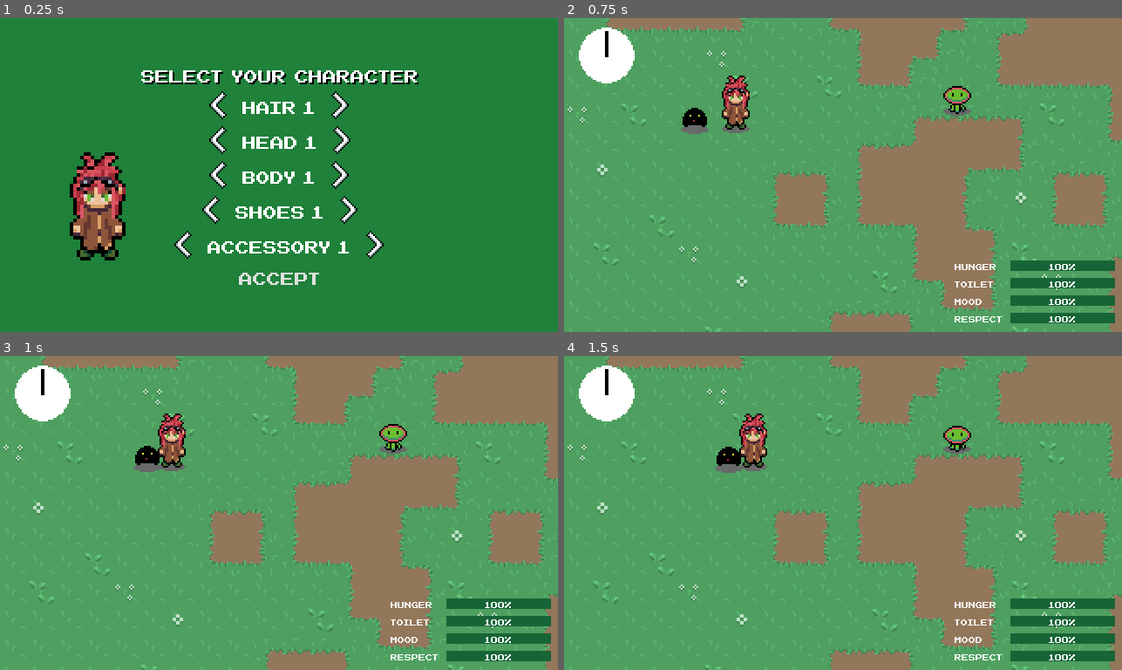
Above: before the commit, frames 1-4 (two rows, left to right).
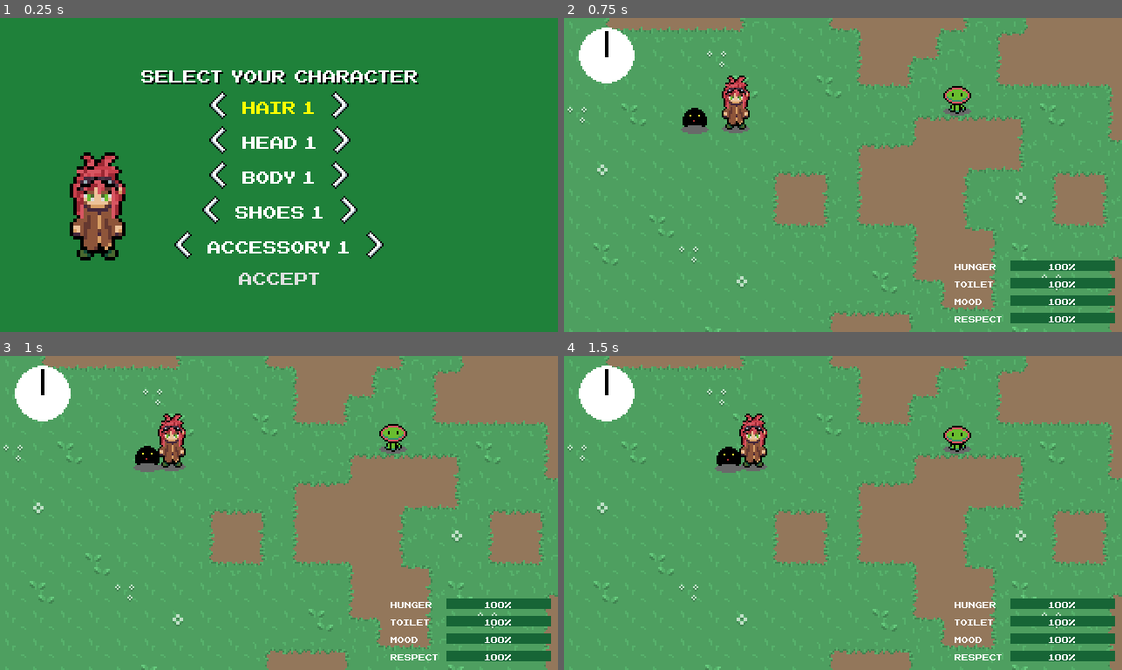
Above: after the commit, the same moments.

Repository: Morphclue/evo-world
Game: Godot game, scene res://ui/menus/characterSelection.tscn
Two runs of this game, one before a commit and one after it. Both use one fixed random seed, a clock stepped at 60 frames per second and the inputs below. This scene is started directly instead of the project's main scene.
Inputs:
- Up to frame 1 (0.25 s): no input
- Up to frame 2 (0.75 s): click "Accept" at 0.5 s
- Up to frame 3 (1 s): no input
- Up to frame 4 (1.5 s): tap Enter (ui_accept) at 1.25 s; hold D (right) from 1.28 s (still down); tap K (confirm) at 1.35 s

The runs differ from the first frame. In frame 1, 0.2% of the frame differs, in the area x 43-57%, y 26-31%; in frame 2, nothing differs; in frame 3, nothing differs; in frame 4, nothing differs.

Commit message:
feat: add hover in selection_screen

Diff:
--- a/player/player.gd
+++ b/player/player.gd
@@ -73,7 +73,7 @@
 	if !ray.is_colliding():
 		return
 
-	var target = ray.get_collider().get_parent()
+	var _target = ray.get_collider().get_parent()
 	# TODO
 
 
--- a/ui/menus/characterSelection.gd
+++ b/ui/menus/characterSelection.gd
@@ -14,21 +14,36 @@
 const left_arrow: StreamTexture = preload("res://ui/menus/sprites/arrowl.png")
 const right_arrow: StreamTexture = preload("res://ui/menus/sprites/arrow.png")
 
+var current_selection: int = 1
+
 func _ready() -> void:
 	_initUI()
+
+
+func _process(_delta: float) -> void:
+	_handle_input()
+
+
+func _handle_input():
+	if Input.is_action_just_pressed("ui_up"):
+		current_selection -= 1
+	if Input.is_action_just_pressed("ui_down"):
+		current_selection += 1
+	current_selection = int(clamp(current_selection, 1, sprites.size()))
+	_hover()
 
 
 func _initUI() -> void:
 	for sprite in sprites:
 		var h_box: HBoxContainer = HBoxContainer.new()
 		var left_button: Button = Button.new()
-		var property: Label = Label.new()
+		var option: Label = Label.new()
 		var number: Label = Label.new()
 		var right_button: Button = Button.new()
 
 		h_box.alignment = HALIGN_CENTER
 
-		property.text = sprite
+		option.text = sprite
 		number.text = '1'
 
 		left_button.icon = left_arrow
@@ -40,11 +55,21 @@
 		left_button.set("custom_styles/focus", StyleBoxEmpty.new())
 		right_button.set("custom_styles/focus", StyleBoxEmpty.new())
 
-		left_button.connect("pressed", self, "_on_button_pressed", [property, number, -1])
-		right_button.connect("pressed", self, "_on_button_pressed", [property, number, 1])
+		var _err1: int = left_button.connect(
+			"pressed",
+			self,
+			"_on_button_pressed",
+			[option, number, -1]
+		)
+		var _err2: int =  right_button.connect(
+			"pressed",
+			self,
+			"_on_button_pressed",
+			[option, number, 1]
+		)
 
 		h_box.add_child(left_button)
-		h_box.add_child(property)
+		h_box.add_child(option)
 		h_box.add_child(number)
 		h_box.add_child(right_button)
 		v_box.add_child(h_box)
@@ -54,9 +79,26 @@
 	accept_button.set("custom_styles/normal", StyleBoxEmpty.new())
 	accept_button.set("custom_styles/hover", StyleBoxEmpty.new())
 	accept_button.set("custom_styles/focus", StyleBoxEmpty.new())
-	accept_button.connect("pressed", self, "_accept_button_pressed")
+	var _err: int = accept_button.connect("pressed", self, "_accept_button_pressed")
 
 	v_box.add_child(accept_button)
+
+
+func _hover():
+	_clear_hover()
+	var option: Label = v_box.get_child(current_selection).get_child(1)
+	var number: Label = v_box.get_child(current_selection).get_child(2)
+
+	option.add_color_override("font_color", Color(1,1,0,1))
+	number.add_color_override("font_color", Color(1,1,0,1))
+
+
+func _clear_hover():
+	for count in range(1, v_box.get_children().size() - 1):
+		var option: Label = v_box.get_child(count).get_child(1)
+		var number: Label = v_box.get_child(count).get_child(2)
+		option.add_color_override("font_color", Color(1,1,1,1))
+		number.add_color_override("font_color", Color(1,1,1,1))
 
 
 func _accept_button_pressed() -> void:
--- a/ui/menus/inventory.gd
+++ b/ui/menus/inventory.gd
@@ -45,7 +45,7 @@
 
 
 func _select_hover() -> void:
-	var position: int = abs(select_position) * 2
+	var position: int = int(abs(select_position) * 2)
 	if right_side:
 		position += 1
 	var label: Label = grid_container.get_child(position).get_child(0)
